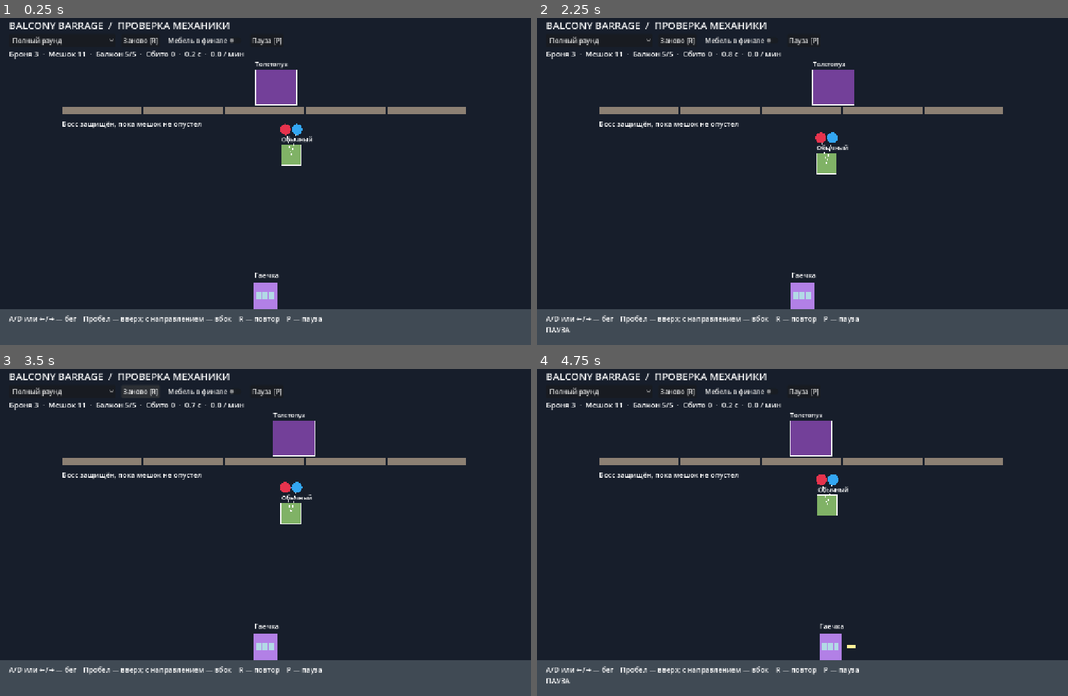
Above: before the commit, frames 1-4 (two rows, left to right).
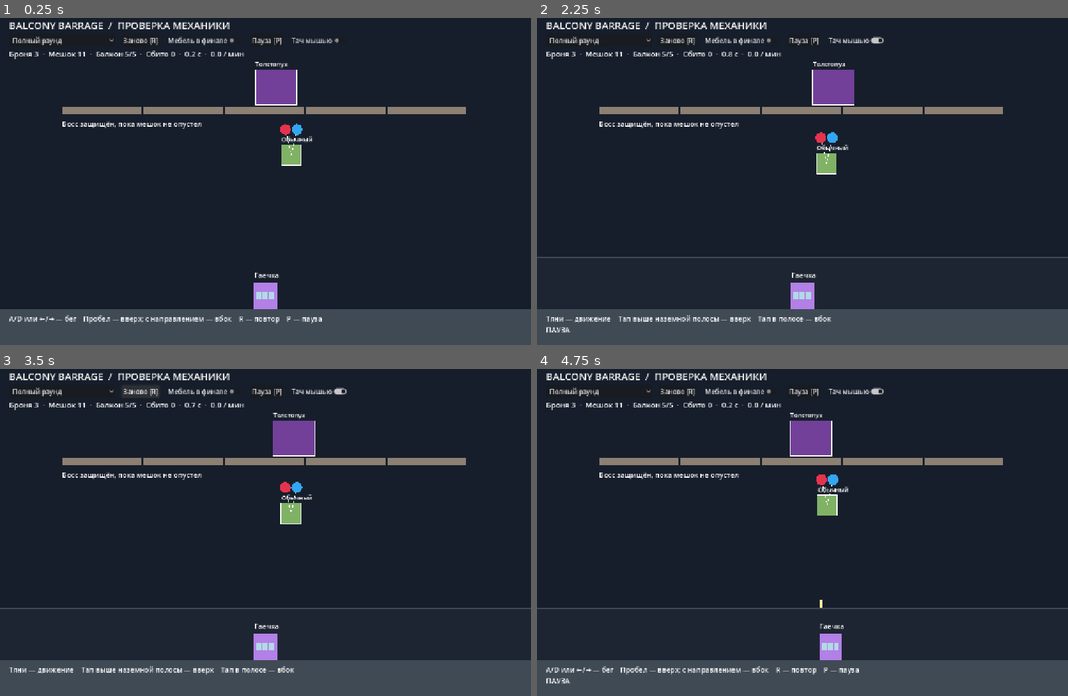
Above: after the commit, the same moments.

Repository: madmazoku/balcony-barrage
Game: Godot game, scene res://scenes/main.tscn
Two runs of this game, one before a commit and one after it. Both use one fixed random seed, a clock stepped at 60 frames per second and the inputs below.
Inputs (mouse positions are in pixels of both pictures, inside the frame that each line leads up to):
- Up to frame 1 (0.25 s): no input
- Up to frame 2 (2.25 s): click "Заново [R]" at 0.5 s; click "Пауза [P]" at 1.25 s; click (855, 40) at 2 s, where only the run after the commit has a clickable "Тач мышью"
- Up to frame 3 (3.5 s): click "Заново [R]" at 2.75 s
- Up to frame 4 (4.75 s): click "Заново [R]" at 3.5 s; tap Enter at 4.25 s; move the mouse to (919, 512) at 4.27 s; hold D from 4.28 s (still down); tap R at 4.35 s; click (919, 512) at 4.42 s; tap Space at 4.52 s; tap P at 4.55 s

The runs differ from the first frame. In frame 1, less than 0.1% of the frame differs, in the area x 54-64%, y 6-8%; in frame 2, 1.1%, in the area x 0-100%, y 5-94%; in frame 3, 1.1%; in frame 4, 0.6%.

Commit message:
AI-3: add gamepad and touch controls with configurable gestures

Diff:
--- /dev/null
+++ b/config/controls.tres
@@ -0,0 +1,10 @@
+[gd_resource type="Resource" script_class="ControlsConfig" load_steps=2 format=3]
+
+[ext_resource type="Script" path="res://scripts/config/controls_config.gd" id="1"]
+
+[resource]
+script = ExtResource("1")
+stick_deadzone = 0.25
+drag_threshold = 14.0
+tap_seconds = 0.25
+ground_tap_height = 125.0
--- a/project.godot
+++ b/project.godot
@@ -12,7 +12,7 @@
 
 config/name="balcony-barrage"
 run/main_scene="res://scenes/main.tscn"
-config/version="0.2.0"
+config/version="0.3.0"
 config/features=PackedStringArray("4.7", "GL Compatibility")
 config/icon="res://icon.svg"
 
--- /dev/null
+++ b/scripts/config/controls_config.gd
@@ -0,0 +1,8 @@
+class_name ControlsConfig
+extends Resource
+
+@export_range(0.05, 0.9, 0.01) var stick_deadzone: float
+## Distances use the 1280x800 logical canvas, independent of screen resolution.
+@export_range(1.0, 100.0) var drag_threshold: float
+@export_range(0.05, 1.0, 0.01) var tap_seconds: float
+@export_range(20.0, 300.0) var ground_tap_height: float
--- a/scripts/game/main.gd
+++ b/scripts/game/main.gd
@@ -11,6 +11,7 @@
 var furniture_check: CheckButton
 var scenario_ids: Array[String] = ["round", "line", "landing", "damage", "boss", "mixed"]
 var font: Font = ThemeDB.fallback_font
+var controls: PlayerControls
 
 func _ready() -> void:
 	pack = presentation.active_pack
@@ -33,6 +34,15 @@
 			set_physics_process(false)
 			return
 	model = RoundModel.new(settings)
+	controls = PlayerControls.new()
+	controls.gameplay = settings
+	controls.player_x = model.player.x
+	controls.shot_requested.connect(func(direction: Vector2) -> void:
+		if not paused:
+			model.shoot(direction))
+	controls.pause_requested.connect(_toggle_pause)
+	controls.restart_requested.connect(_restart)
+	add_child(controls)
 	_create_controls()
 	queue_redraw()
 
@@ -47,28 +57,36 @@
 	title.text = "BALCONY BARRAGE  /  ПРОВЕРКА МЕХАНИКИ"
 	title.add_theme_font_size_override("font_size", 24)
 	panel.add_child(title)
-	var controls := HBoxContainer.new()
-	controls.add_theme_constant_override("separation", 14)
-	panel.add_child(controls)
+	var toolbar := HBoxContainer.new()
+	toolbar.add_theme_constant_override("separation", 14)
+	panel.add_child(toolbar)
 	scenario_picker = OptionButton.new()
 	for label in ["Полный раунд", "Две цели на линии", "Последний шарик у земли", "Захват + гайка", "Пустой мешок / босс", "Три типа вместе"]:
 		scenario_picker.add_item(label)
 	scenario_picker.item_selected.connect(func(_index: int) -> void: _restart())
-	controls.add_child(scenario_picker)
+	toolbar.add_child(scenario_picker)
 	var restart := Button.new()
 	restart.text = "Заново [R]"
 	restart.pressed.connect(_restart)
-	controls.add_child(restart)
+	toolbar.add_child(restart)
 	furniture_check = CheckButton.new()
 	furniture_check.text = "Мебель в финале"
 	furniture_check.button_pressed = settings.furniture_enabled
 	furniture_check.toggled.connect(func(enabled: bool) -> void:
 		model.furniture_enabled = enabled)
-	controls.add_child(furniture_check)
+	toolbar.add_child(furniture_check)
 	var pause_button := Button.new()
 	pause_button.text = "Пауза [P]"
-	pause_button.pressed.connect(func() -> void: paused = not paused)
-	controls.add_child(pause_button)
+	pause_button.pressed.connect(_toggle_pause)
+	toolbar.add_child(pause_button)
+	var touch_test := CheckButton.new()
+	touch_test.text = "Тач мышью"
+	touch_test.visible = not OS.has_feature("mobile")
+	touch_test.toggled.connect(func(enabled: bool) -> void:
+		self.controls.clear()
+		self.controls.touch_preview = enabled
+		self.controls.last_device = "touch" if enabled else "keyboard")
+	toolbar.add_child(touch_test)
 	hud = Label.new()
 	hud.add_theme_font_size_override("font_size", 18)
 	panel.add_child(hud)
@@ -78,7 +96,7 @@
 	footer.add_theme_font_size_override("font_size", 17)
 	layer.add_child(footer)
 	# Keyboard focus stays with the game after clicking a prototype control.
-	for control in controls.get_children():
+	for control in toolbar.get_children():
 		control.focus_mode = Control.FOCUS_NONE
 	_update_hud()
 
@@ -87,33 +105,22 @@
 	model.restart(scenario_ids[scenario_picker.selected])
 	model.furniture_enabled = enabled
 	paused = false
+	controls.clear()
+	controls.accepting_gameplay = true
+	controls.player_x = model.player.x
 	queue_redraw()
 
-func _unhandled_key_input(event: InputEvent) -> void:
-	if not event is InputEventKey or not event.pressed or event.echo or model == null:
-		return
-	match event.physical_keycode:
-		KEY_R:
-			_restart()
-		KEY_P, KEY_ESCAPE:
-			paused = not paused
-		KEY_SPACE:
-			if not paused:
-				var movement: float = _movement()
-				model.shoot(Vector2.UP if is_zero_approx(movement) else Vector2(signf(movement), 0))
-	_update_hud()
-	queue_redraw()
-
-func _movement() -> float:
-	var left: bool = Input.is_physical_key_pressed(KEY_A) or Input.is_physical_key_pressed(KEY_LEFT)
-	var right: bool = Input.is_physical_key_pressed(KEY_D) or Input.is_physical_key_pressed(KEY_RIGHT)
-	return float(right) - float(left)
+func _toggle_pause() -> void:
+	paused = not paused
+	controls.accepting_gameplay = not paused
+	controls.clear()
 
 func _physics_process(delta: float) -> void:
 	if model == null:
 		return
 	if not paused:
-		model.tick(delta, _movement())
+		model.tick(delta, controls.movement(model.player.x, delta))
+	controls.player_x = model.player.x
 	_update_hud()
 	queue_redraw()
 
@@ -122,7 +129,13 @@
 		model.armor, settings.release_roles.size() - model.released,
 		settings.balcony_stages - model.broken_stages, settings.balcony_stages,
 		model.kills, model.elapsed, model.rate()]
-	footer.text = "A/D или ←/→ — бег    Пробел — вверх; с направлением — вбок    R — повтор    P — пауза"
+	match controls.last_device:
+		"gamepad":
+			footer.text = "Стик / крестовина — бег    A / × — выстрел    Y / △ — повтор    Start — пауза"
+		"touch":
+			footer.text = "Тяни — движение    Тап выше наземной полосы — вверх    Тап в полосе — вбок"
+		_:
+			footer.text = "A/D или ←/→ — бег    Пробел — вверх; с направлением — вбок    R — повтор    P — пауза"
 	footer.text += "\n" + ("ПАУЗА" if paused else model.last_event)
 
 func _text(position: Vector2, text: String, size: int = 17) -> void:
@@ -139,6 +152,12 @@
 		return
 	draw_rect(Rect2(Vector2.ZERO, settings.arena_size), pack.colors["background"])
 	draw_rect(Rect2(0, settings.ground_y, settings.arena_size.x, settings.arena_size.y - settings.ground_y), pack.colors["ground"])
+	if controls.last_device == "touch" or controls.touch_preview:
+		var boundary: float = settings.ground_y - controls.settings.ground_tap_height
+		var band_color: Color = pack.colors["ground"]
+		band_color.a = 0.16
+		draw_rect(Rect2(0, boundary, settings.arena_size.x, settings.ground_y - boundary), band_color)
+		draw_line(Vector2(0, boundary), Vector2(settings.arena_size.x, boundary), pack.colors["ground"])
 	var segment_width: float = (settings.balcony_right - settings.balcony_left) / settings.balcony_stages
 	for stage in settings.balcony_stages:
 		var color: Color = pack.colors["balcony"]
--- /dev/null
+++ b/scripts/game/player_controls.gd
@@ -0,0 +1,183 @@
+class_name PlayerControls
+extends Node
+## Converts device input into the same cardinal shots and bounded movement.
+signal shot_requested(direction: Vector2)
+signal pause_requested
+signal restart_requested
+
+var settings: ControlsConfig = preload("res://config/controls.tres")
+var gameplay: GameplayConfig
+var accepting_gameplay: bool = true
+var touch_preview: bool = false
+var last_device: String = "keyboard"
+var fingers: Dictionary = {}
+var primary_finger: int = -1
+var drag_target: float = 0.0
+var dragging: bool = false
+var active_pad: int = -1
+var pads: Dictionary = {}
+var player_x: float = 0.0
+
+func _ready() -> void:
+	Input.joy_connection_changed.connect(_pad_connection)
+	get_window().focus_exited.connect(_focus_lost)
+
+func _focus_lost() -> void:
+	clear()
+	if accepting_gameplay:
+		pause_requested.emit()
+
+func clear() -> void:
+	fingers.clear()
+	primary_finger = -1
+	dragging = false
+	pads.clear()
+	active_pad = -1
+
+func _pad_connection(device: int, connected: bool) -> void:
+	if not connected:
+		pads.erase(device)
+		if active_pad == device:
+			active_pad = -1
+			if accepting_gameplay:
+				pause_requested.emit()
+
+func _input(event: InputEvent) -> void:
+	# Track releases before GUI consumption, so crossing the toolbar cannot stick input.
+	if event is InputEventJoypadMotion:
+		if event.axis == JOY_AXIS_LEFT_X:
+			_pad(event.device).axis = event.axis_value
+			if absf(event.axis_value) > settings.stick_deadzone:
+				active_pad = event.device
+				last_device = "gamepad"
+	elif event is InputEventJoypadButton:
+		if event.button_index in [JOY_BUTTON_DPAD_LEFT, JOY_BUTTON_DPAD_RIGHT]:
+			var pad: Dictionary = _pad(event.device)
+			pad["left" if event.button_index == JOY_BUTTON_DPAD_LEFT else "right"] = event.pressed
+			active_pad = event.device
+			last_device = "gamepad"
+		if not event.pressed and event.button_index == JOY_BUTTON_A:
+			_pad(event.device).shot_down = false
+	elif event is InputEventScreenTouch:
+		if fingers.has(event.index) and (not event.pressed or event.canceled):
+			_end_touch(event.index, event.position, event.canceled)
+			get_viewport().set_input_as_handled()
+	elif event is InputEventScreenDrag and fingers.has(event.index):
+		_drag_touch(event.index, event.position)
+		get_viewport().set_input_as_handled()
+	elif touch_preview and event is InputEventMouseButton and event.device != -1:
+		if event.button_index == MOUSE_BUTTON_LEFT and not event.pressed and fingers.has(-2):
+			_end_touch(-2, event.position, false)
+			get_viewport().set_input_as_handled()
+	elif touch_preview and event is InputEventMouseMotion and event.device != -1 and fingers.has(-2):
+		_drag_touch(-2, event.position)
+		get_viewport().set_input_as_handled()
+
+func _unhandled_input(event: InputEvent) -> void:
+	if event is InputEventKey and event.pressed and not event.echo:
+		last_device = "keyboard"
+		match event.physical_keycode:
+			KEY_R:
+				restart_requested.emit()
+			KEY_P, KEY_ESCAPE:
+				pause_requested.emit()
+			KEY_SPACE:
+				if accepting_gameplay:
+					_fire_from_movement()
+			_:
+				return
+		get_viewport().set_input_as_handled()
+	elif event is InputEventJoypadButton and event.pressed:
+		active_pad = event.device
+		last_device = "gamepad"
+		match event.button_index:
+			JOY_BUTTON_START:
+				pause_requested.emit()
+			JOY_BUTTON_Y:
+				restart_requested.emit()
+			JOY_BUTTON_A:
+				var pad: Dictionary = _pad(event.device)
+				if accepting_gameplay and not pad.shot_down:
+					pad.shot_down = true
+					_fire_from_movement()
+			_:
+				return
+		get_viewport().set_input_as_handled()
+	elif accepting_gameplay and event is InputEventScreenTouch and event.pressed and not event.canceled:
+		_begin_touch(event.index, event.position)
+		get_viewport().set_input_as_handled()
+	elif accepting_gameplay and touch_preview and event is InputEventMouseButton and event.device != -1:
+		if event.button_index == MOUSE_BUTTON_LEFT and event.pressed:
+			_begin_touch(-2, event.position)
+			get_viewport().set_input_as_handled()
+
+func _pad(device: int) -> Dictionary:
+	if not pads.has(device):
+		pads[device] = {"axis": 0.0, "left": false, "right": false, "shot_down": false}
+	return pads[device]
+
+func digital_movement() -> float:
+	var left: bool = Input.is_physical_key_pressed(KEY_A) or Input.is_physical_key_pressed(KEY_LEFT)
+	var right: bool = Input.is_physical_key_pressed(KEY_D) or Input.is_physical_key_pressed(KEY_RIGHT)
+	var keyboard: float = float(right) - float(left)
+	if not is_zero_approx(keyboard):
+		return keyboard
+	if active_pad < 0 or not pads.has(active_pad):
+		return 0.0
+	var pad: Dictionary = pads[active_pad]
+	var dpad: float = float(pad.right) - float(pad.left)
+	if not is_zero_approx(dpad):
+		return dpad
+	var axis: float = pad.axis
+	if absf(axis) <= settings.stick_deadzone:
+		return 0.0
+	return signf(axis) * (absf(axis) - settings.stick_deadzone) / (1.0 - settings.stick_deadzone)
+
+func movement(current_x: float, delta: float) -> float:
+	player_x = current_x
+	if not accepting_gameplay:
+		return 0.0
+	var digital: float = digital_movement()
+	if not is_zero_approx(digital):
+		return digital
+	if dragging:
+		return clampf((drag_target - current_x) / (gameplay.player_speed * delta), -1.0, 1.0)
+	return 0.0
+
+func _fire_from_movement() -> void:
+	var direction: float = digital_movement()
+	shot_requested.emit(Vector2.UP if is_zero_approx(direction) else Vector2(signf(direction), 0))
+
+func _begin_touch(index: int, position: Vector2) -> void:
+	if not Rect2(Vector2.ZERO, gameplay.arena_size).has_point(position):
+		return
+	last_device = "touch"
+	fingers[index] = {"start": position, "position": position, "player_start": player_x,
+		"time": Time.get_ticks_msec(), "moved": false}
+	if primary_finger == -1:
+		primary_finger = index
+		drag_target = player_x
+
+func _drag_touch(index: int, position: Vector2) -> void:
+	var finger: Dictionary = fingers[index]
+	finger.position = position
+	if position.distance_to(finger.start) >= settings.drag_threshold:
+		finger.moved = true
+	if index == primary_finger and finger.moved:
+		dragging = true
+		drag_target = clampf(finger.player_start + position.x - finger.start.x,
+			gameplay.player_size.x / 2, gameplay.arena_size.x - gameplay.player_size.x / 2)
+
+func _end_touch(index: int, position: Vector2, canceled: bool) -> void:
+	var finger: Dictionary = fingers[index]
+	var is_tap: bool = not finger.moved and position.distance_to(finger.start) < settings.drag_threshold
+	is_tap = is_tap and (Time.get_ticks_msec() - finger.time) / 1000.0 <= settings.tap_seconds
+	fingers.erase(index)
+	if index == primary_finger:
+		primary_finger = -1
+		dragging = false
+	if accepting_gameplay and is_tap and not canceled:
+		var direction: Vector2 = Vector2.UP
+		if position.y >= gameplay.ground_y - settings.ground_tap_height:
+			direction = Vector2.LEFT if position.x < player_x else Vector2.RIGHT
+		shot_requested.emit(direction)
--- /dev/null
+++ b/tools/test_controls.gd
@@ -0,0 +1,154 @@
+extends SceneTree
+
+var failures: Array[String] = []
+var game: Node
+var controls: PlayerControls
+var model: RoundModel
+var shots: Array[Vector2] = []
+
+func check(condition: bool, message: String) -> void:
+	if not condition:
+		failures.append(message)
+		push_error(message)
+
+func _initialize() -> void:
+	call_deferred("_run")
+
+func touch(index: int, position: Vector2, pressed: bool, canceled: bool = false) -> void:
+	var event := InputEventScreenTouch.new()
+	event.index = index
+	event.position = position
+	event.pressed = pressed
+	event.canceled = canceled
+	root.push_input(event, true)
+	await process_frame
+
+func drag(index: int, position: Vector2) -> void:
+	var event := InputEventScreenDrag.new()
+	event.index = index
+	event.position = position
+	root.push_input(event, true)
+	await process_frame
+
+func joy_axis(value: float) -> void:
+	var event := InputEventJoypadMotion.new()
+	event.device = 7
+	event.axis = JOY_AXIS_LEFT_X
+	event.axis_value = value
+	Input.parse_input_event(event)
+	await process_frame
+
+func joy_button(button: JoyButton, pressed: bool) -> void:
+	var event := InputEventJoypadButton.new()
+	event.device = 7
+	event.button_index = button
+	event.pressed = pressed
+	Input.parse_input_event(event)
+	await process_frame
+
+func _run() -> void:
+	game = load("res://scenes/main.tscn").instantiate()
+	root.add_child(game)
+	await process_frame
+	controls = game.get("controls")
+	model = game.get("model")
+	controls.shot_requested.connect(func(direction: Vector2) -> void: shots.append(direction))
+	model.restart("boss")
+	# Downward stick drift must yield a vertical shot after returning to the deadzone.
+	await joy_axis(0.9)
+	check(controls.digital_movement() > 0, "Analog stick must move right.")
+	await joy_button(JOY_BUTTON_A, true)
+	check(shots.back() == Vector2.RIGHT, "Gamepad fire must follow held direction.")
+	var count: int = shots.size()
+	await joy_button(JOY_BUTTON_A, true)
+	check(shots.size() == count, "Holding gamepad fire must not repeat.")
+	await joy_button(JOY_BUTTON_A, false)
+	await joy_axis(0.05)
+	check(is_zero_approx(controls.digital_movement()), "Stick drift inside deadzone must stop.")
+	await joy_button(JOY_BUTTON_A, true)
+	check(shots.back() == Vector2.UP, "Centered stick must fire up.")
+	await joy_button(JOY_BUTTON_A, false)
+	await joy_button(JOY_BUTTON_DPAD_LEFT, true)
+	check(controls.digital_movement() == -1, "D-pad must override analog drift.")
+	await joy_button(JOY_BUTTON_DPAD_LEFT, false)
+	await joy_axis(0)
+	controls._pad_connection(7, false)
+	check(controls.active_pad == -1 and is_zero_approx(controls.digital_movement()), "Disconnect must stop gamepad movement.")
+	check(game.get("paused"), "Disconnecting active controller must pause.")
+	game.call("_toggle_pause")
+
+	var player_start: float = model.player.x
+	await touch(0, Vector2(400, 500), true)
+	check(is_equal_approx(controls.drag_target, player_start), "Touch must preserve player offset.")
+	await drag(0, Vector2(600, 500))
+	check(controls.dragging and is_equal_approx(controls.drag_target, player_start + 200), "Drag target must preserve initial offset.")
+	check(absf(controls.movement(model.player.x, 1.0 / 60)) <= 1, "Drag must obey player speed.")
+	count = shots.size()
+	await touch(1, Vector2(400, 400), true)
+	await touch(1, Vector2(400, 400), false)
+	check(shots.size() == count + 1 and shots.back() == Vector2.UP, "Second finger must fire up while dragging.")
+	check(controls.dragging, "Second finger release must preserve primary drag.")
+	count = shots.size()
+	await touch(0, Vector2(600, 500), false)
+	check(not controls.dragging and shots.size() == count, "Releasing a drag must stop without firing.")
+
+	await touch(0, Vector2(60, 700), true)
+	await touch(0, Vector2(60, 700), false)
+	check(shots.back() == Vector2.LEFT, "Ground tap left must fire left.")
+	await touch(0, Vector2(1220, 700), true)
+	await touch(0, Vector2(1220, 700), false)
+	check(shots.back() == Vector2.RIGHT, "Ground tap right must fire right.")
+	count = shots.size()
+	await touch(0, Vector2(300, 400), true)
+	await touch(0, Vector2(300, 400), false, true)
+	check(shots.size() == count, "Canceled touch must not fire.")
+	await touch(0, Vector2(300, 400), true)
+	controls.fingers[0].time -= int((controls.settings.tap_seconds + 0.1) * 1000)
+	await touch(0, Vector2(300, 400), false)
+	check(shots.size() == count, "Long press must not count as a tap.")
+	await touch(0, Vector2(300, 400), true)
+	game.call("_toggle_pause")
+	await touch(0, Vector2(300, 400), false)
+	check(shots.size() == count and controls.fingers.is_empty(), "Pause must cancel pending touch.")
+	game.call("_toggle_pause")
+	await touch(0, Vector2(300, 400), true)
+	game.call("_restart")
+	await touch(0, Vector2(300, 400), false)
+	check(shots.size() == count and controls.fingers.is_empty(), "Restart must cancel pending touch.")
+	# Releasing a tracked finger over the toolbar must still clear the gesture.
+	await touch(0, Vector2(400, 500), true)
+	await drag(0, Vector2(400, 40))
+	await touch(0, Vector2(400, 40), false)
+	check(controls.fingers.is_empty() and not controls.dragging, "GUI crossing must not stick a drag.")
+	controls.touch_preview = true
+	var mouse := InputEventMouseButton.new()
+	mouse.button_index = MOUSE_BUTTON_LEFT
+	mouse.position = Vector2(300, 400)
+	mouse.pressed = true
+	root.push_input(mouse, true)
+	await process_frame
+	mouse = mouse.duplicate()
+	mouse.pressed = false
+	count = shots.size()
+	root.push_input(mouse, true)
+	await process_frame
+	check(shots.size() == count + 1 and shots.back() == Vector2.UP, "Desktop touch preview must use the same tap direction.")
+	await joy_button(JOY_BUTTON_START, true)
+	check(game.get("paused"), "Start must pause the game.")
+	await joy_button(JOY_BUTTON_START, false)
+	await joy_button(JOY_BUTTON_START, true)
+	check(not game.get("paused"), "Start must resume the game.")
+	await joy_button(JOY_BUTTON_START, false)
+	model.kills = 5
+	await joy_button(JOY_BUTTON_Y, true)
+	check(model.kills == 0, "Gamepad restart must reset the round.")
+	await joy_button(JOY_BUTTON_Y, false)
+
+	print("PHYSICAL_GAMEPADS_DETECTED=", Input.get_connected_joypads())
+	for device in Input.get_connected_joypads():
+		print("GAMEPAD ", device, ": ", Input.get_joy_name(device), " mapped=", Input.is_joy_known(device))
+	game.queue_free()
+	await process_frame
+	if failures.is_empty():
+		print("CONTROLS_TESTS_OK")
+	quit(0 if failures.is_empty() else 1)
--- a/tools/validate_foundation.gd
+++ b/tools/validate_foundation.gd
@@ -4,6 +4,15 @@
 	var gameplay := load("res://config/gameplay.tres") as GameplayConfig
 	var presentation := load("res://config/presentation.tres") as PresentationConfig
 	var failures: Array[String] = []
+	var controls := load("res://config/controls.tres") as ControlsConfig
+	if controls == null:
+		push_error("Unable to load controls config.")
+		quit(1)
+		return
+	if controls.stick_deadzone <= 0 or controls.stick_deadzone >= 1:
+		failures.append("Stick deadzone must be strictly between 0 and 1.")
+	if controls.drag_threshold <= 0 or controls.tap_seconds <= 0 or controls.ground_tap_height <= 0:
+		failures.append("Touch thresholds must be positive.")
 	if gameplay == null or presentation == null or presentation.active_pack == null:
 		push_error("Unable to load gameplay or active presentation pack.")
 		quit(1)
Not shown, added: scripts/config/controls_config.gd.uid
Not shown, added: scripts/game/player_controls.gd.uid
Not shown, added: tools/test_controls.gd.uid
Not shown, changed: CHANGELOG.md
Not shown, changed: docs/ROADMAP.md
Not shown, changed: docs/TOOLS.md
